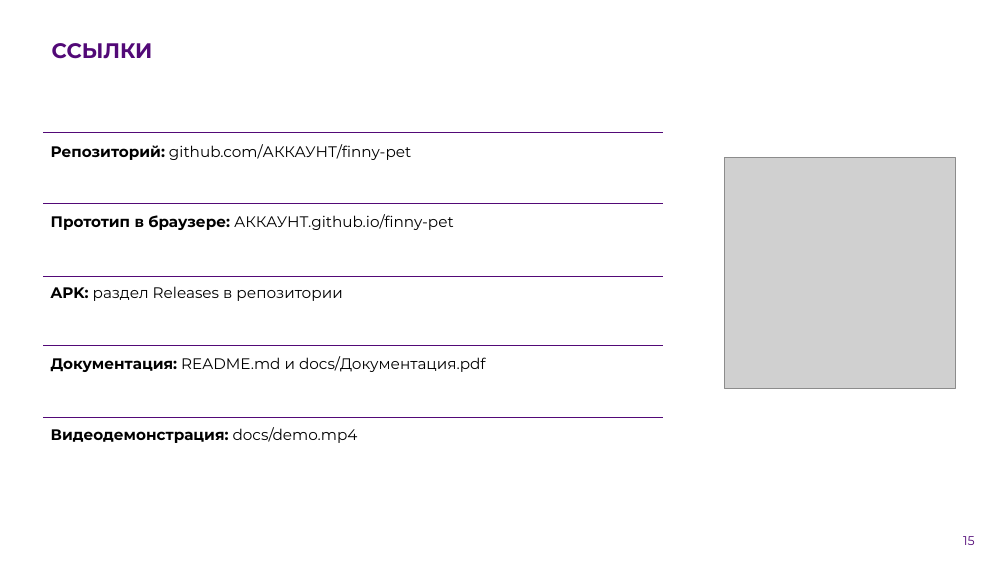
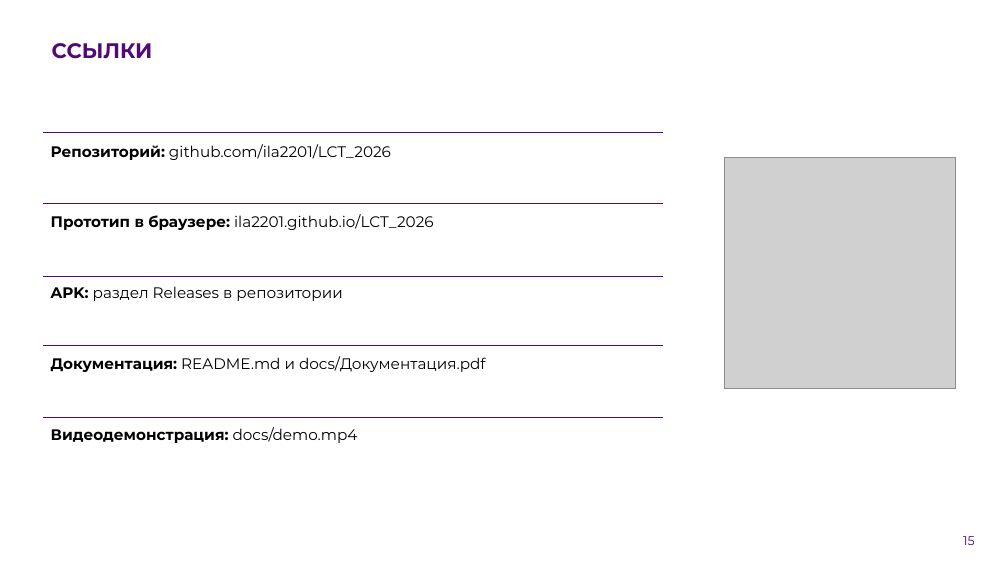
Before and after one commit to ila2201/LCT_2026, a slide deck: slide 15 of docs/presentation/CyberCats_Питомец_Финни.pptx. Drawn at 1008x567 pixels with LibreOffice and Linux fonts; fonts in the diff are those of the drawing; grey boxes stand for pictures; background and template pictures are left out. Boxes give left, top, right and bottom in pixels: in the first picture for what was removed or moved away, otherwise in the second. Text is boxed around its words. In the diff, an @@ line names an element or a change of style, - is before the commit and + after.

Commit message:
Fix tests for Node 22, add links to presentation

```diff
--- a/docs/presentation/CyberCats_Питомец_Финни.pptx
+++ b/docs/presentation/CyberCats_Питомец_Финни.pptx
@@ text at <box>51,144,391,160</box>: text changed @@
-Репозиторий: github.com/АККАУНТ/finny-pet
+Репозиторий: github.com/ila2201/LCT_2026
@@ text at <box>51,214,434,230</box>: text changed @@
-Прототип в браузере: АККАУНТ.github.io/finny-pet
+Прототип в браузере: ila2201.github.io/LCT_2026
```
Also in this commit, not shown: 2 other files.
